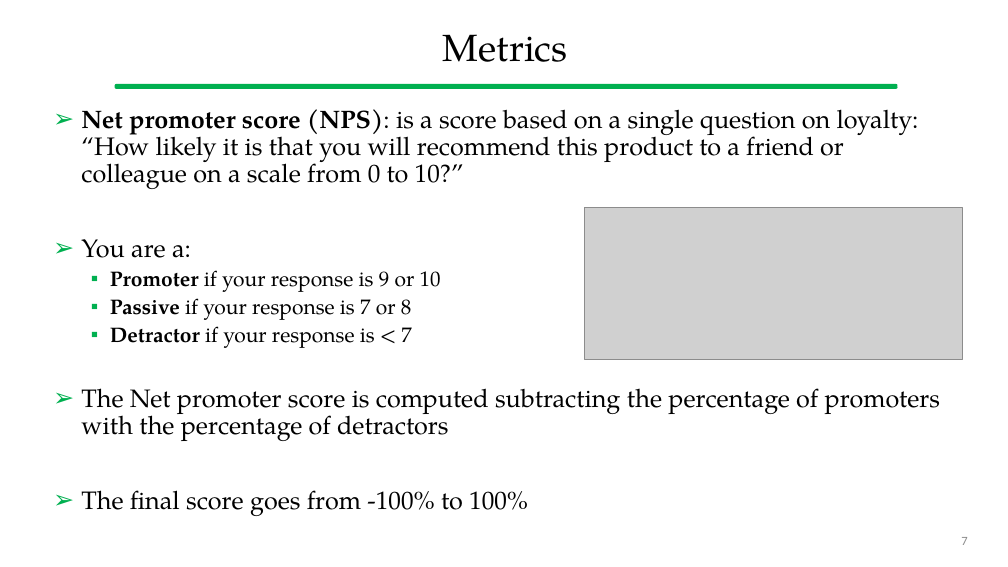
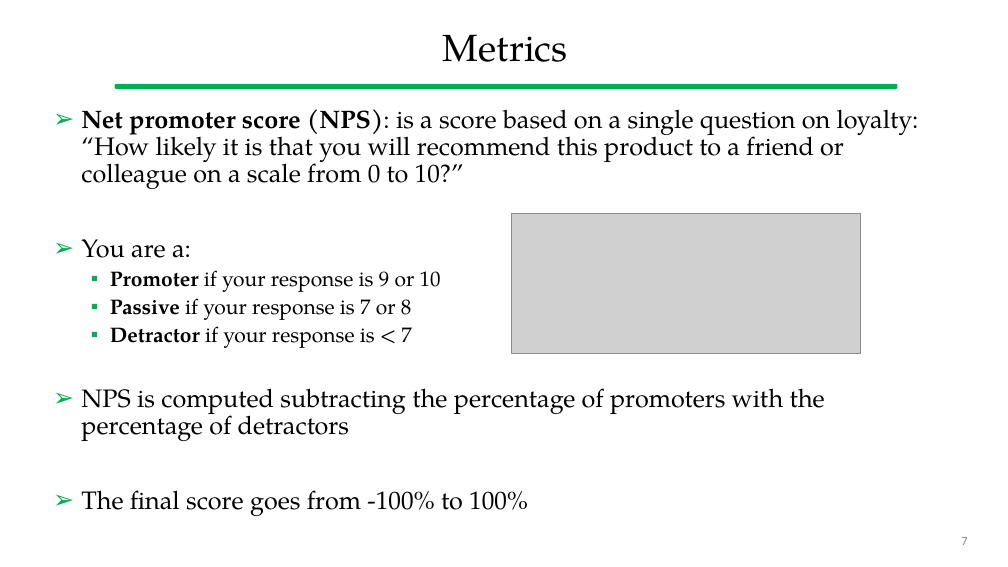
Before and after one commit to gcappon/bwthw, a slide deck: slide 7 of theory_11-usability_evaluation/theory_11-usability_evaluation.pptx. Drawn at 1008x567 pixels with LibreOffice and Linux fonts; fonts in the diff are those of the drawing; grey boxes stand for pictures. Boxes give left, top, right and bottom in pixels: in the first picture for what was removed or moved away, otherwise in the second. Text is boxed around its words. In the diff, an @@ line names an element or a change of style, - is before the commit and + after.

```diff
--- a/theory_11-usability_evaluation/theory_11-usability_evaluation.pptx
+++ b/theory_11-usability_evaluation/theory_11-usability_evaluation.pptx
@@ picture: place and size @@
-picture at bbox=[585, 207, 963, 359]
+picture at bbox=[511, 213, 861, 354]
@@ text at bbox=[81, 388, 825, 441]: text changed @@
-➢ The Net promoter score is computed subtracting the percentage of promoters with the percentage of detractors
+➢ NPS is computed subtracting the percentage of promoters with the percentage of detractors
```
Also in this commit, not shown: 21 other slides changed, 11 slides added, 4 slides removed, 1 other file.
